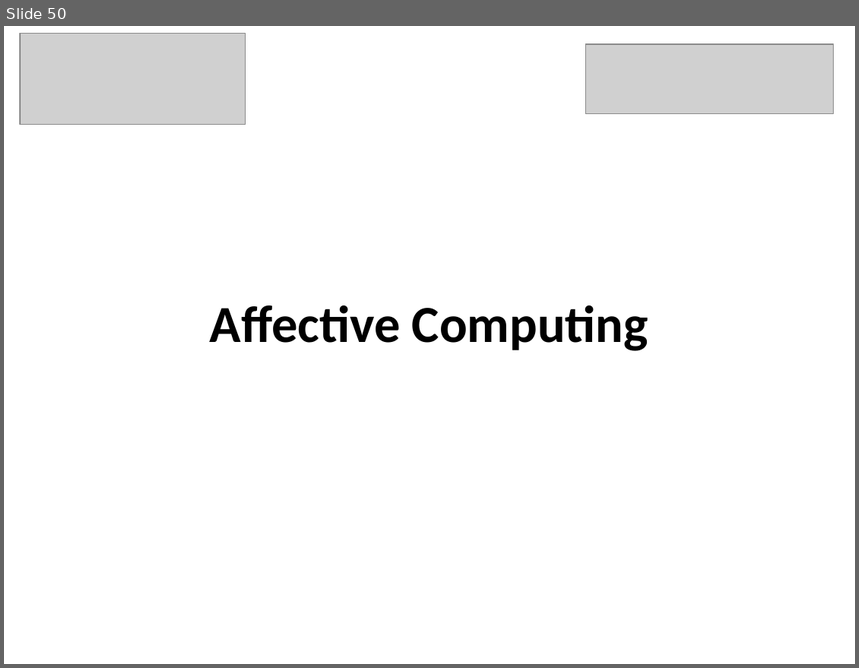
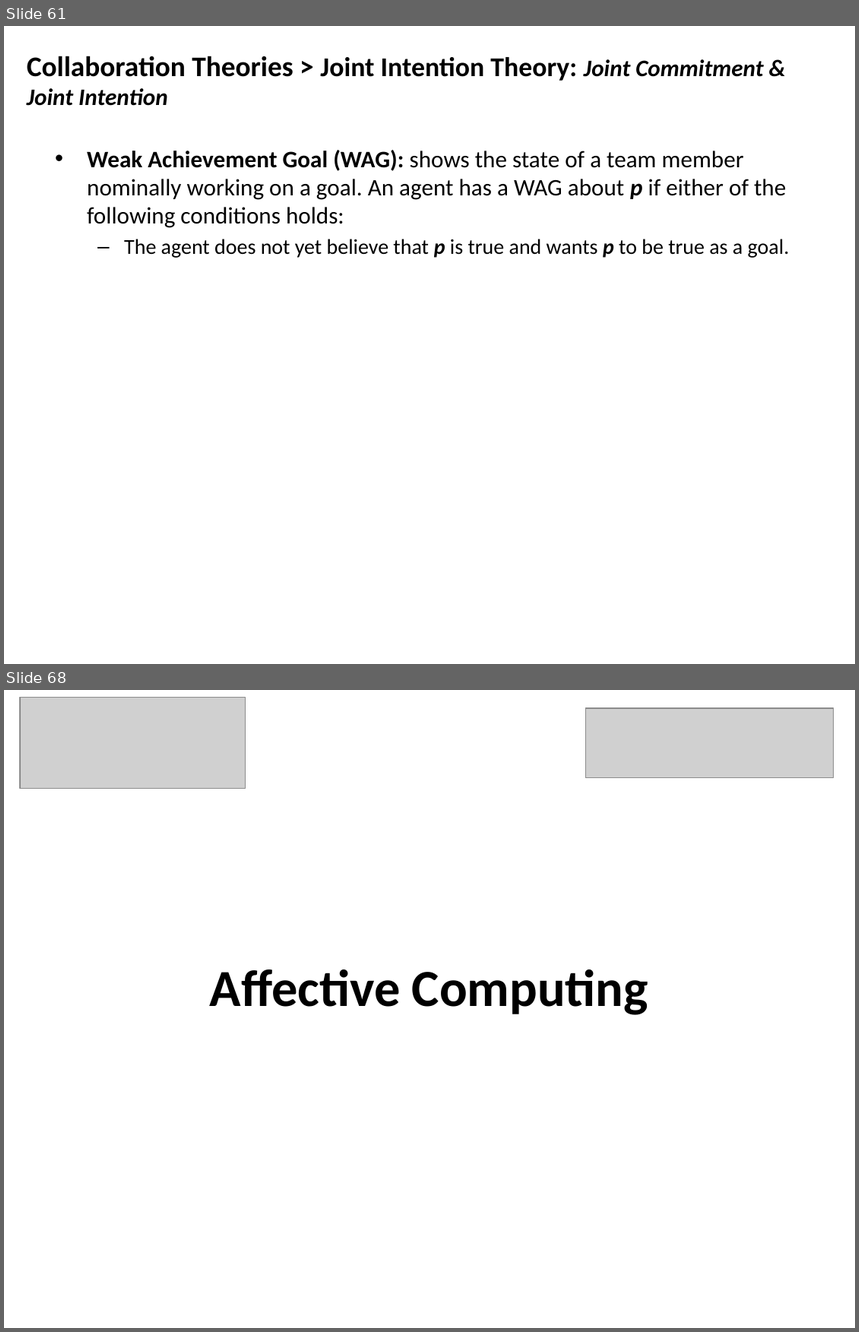
Before and after one commit to mshayganfar/CompExam1, a slide deck: presentation/PhD-comprehensive-exam.pptx. Shown one above the other, each under a label of ours: slide 50 before the commit, slides 61 and 68 after it; the slides between them are not shown. The pictures are 859x668 and 859x1332 pixels, drawn with LibreOffice and Linux fonts; fonts in the diff are those of the drawing; grey boxes stand for pictures. Boxes give left, top, right and bottom in pixels: in the first picture for what was removed or moved away, otherwise in the second. Text is boxed around its words. In the diff, an @@ line names an element or a change of style, - is before the commit and + after.

Commit message:
Joint Intentions
Added Joint Intentions theory.

```diff
--- a/presentation/PhD-comprehensive-exam.pptx
+++ b/presentation/PhD-comprehensive-exam.pptx
@@ slide 61 added at (x1=4, y1=26, x2=855, y2=664), background #FFFFFF @@
@@ text added at (x1=27, y1=56, x2=763, y2=106), 20 pt, text #000000, bold @@
+Collaboration Theories > Joint Intention Theory: Joint Commitment & Joint Intention
@@ text added at (x1=87, y1=150, x2=790, y2=258), 20 pt, text #000000 @@
+• Weak Achievement Goal (WAG): shows the state of a team member nominally working on a goal. An agent has a WAG about p if either of the following conditions holds:
+  – The agent does not yet believe that p is true and wants p to be true as a goal.
@@ what was slide 50 is now slide 68 @@
```
Also in this commit, not shown: 1 slide changed, 17 other slides added.
